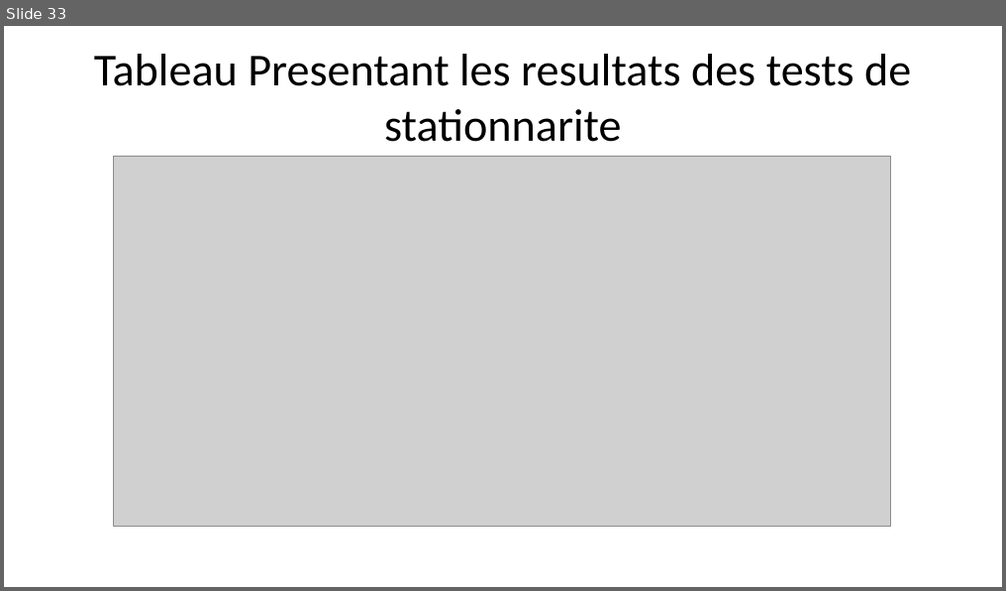
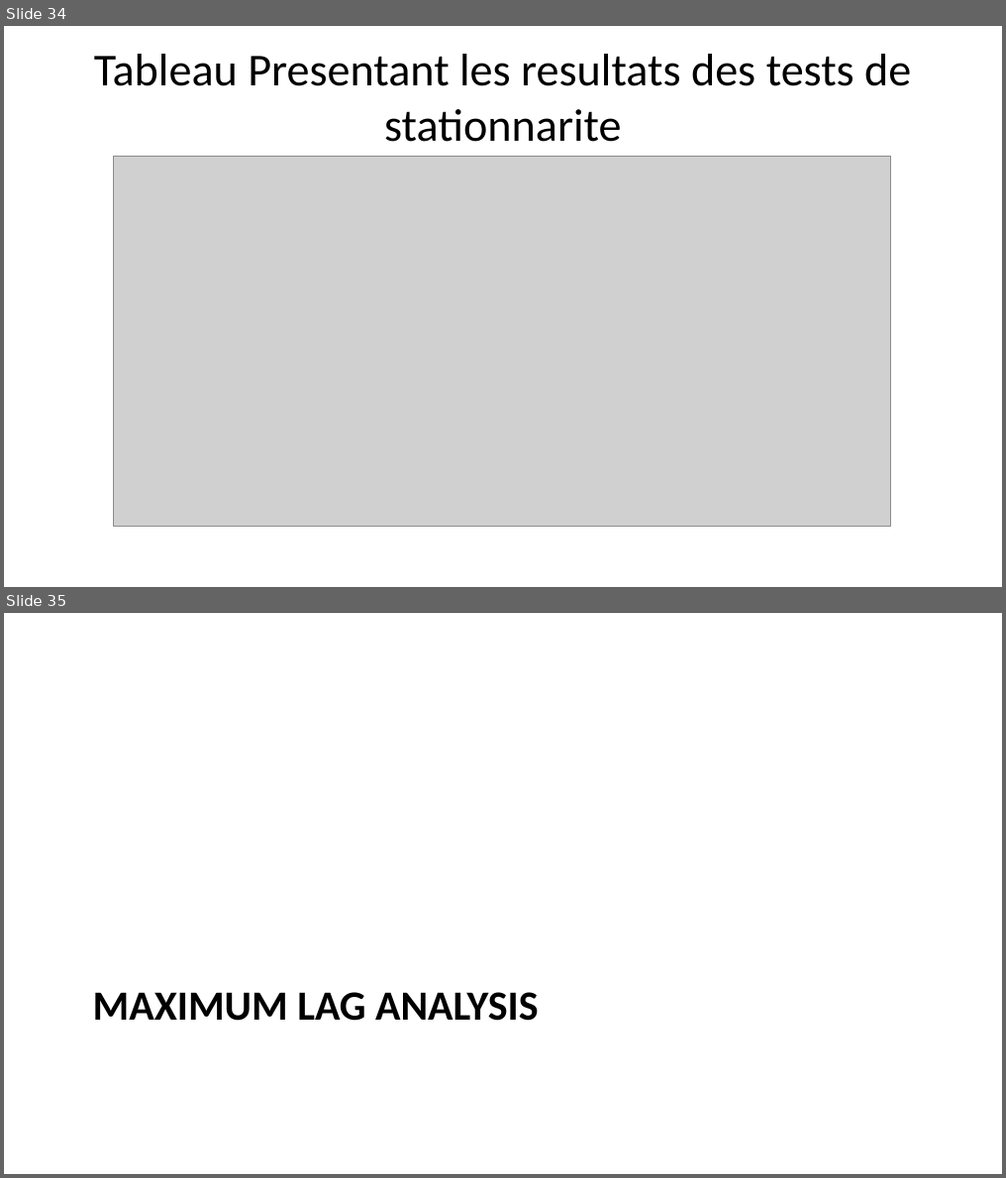
Before and after one commit to AD0791/Presentation_thesis, a slide deck: modele_presentation.pptx. Shown one above the other, each under a label of ours: slide 33 before the commit, slides 34 and 35 after it. The pictures are 1006x591 and 1006x1178 pixels, drawn with LibreOffice and Linux fonts; fonts in the diff are those of the drawing; grey boxes stand for pictures. Boxes give left, top, right and bottom in pixels: in the first picture for what was removed or moved away, otherwise in the second. Text is boxed around its words. In the diff, an @@ line names an element or a change of style, - is before the commit and + after.

```diff
--- a/modele_presentation.pptx
+++ b/modele_presentation.pptx
@@ slide 35 added at (4,613,1002,1174), background #FFFFFF @@
@@ title added at (93,992,539,1021), 30 pt, text #000000, bold @@
+MAXIMUM LAG ANALYSIS
@@ what was slide 33 is now slide 34 @@
```
Also in this commit, not shown: 3 slides changed, 5 other slides added, 1 slide removed, 9 other files.
